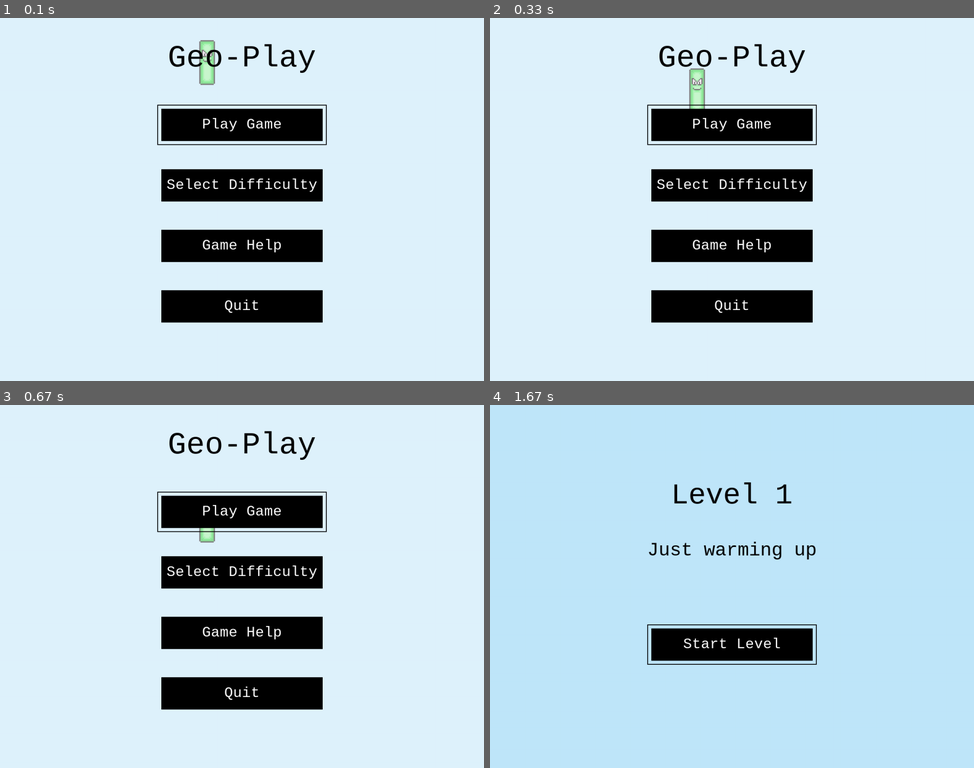
Above: before the commit, frames 1-4 (two rows, left to right).
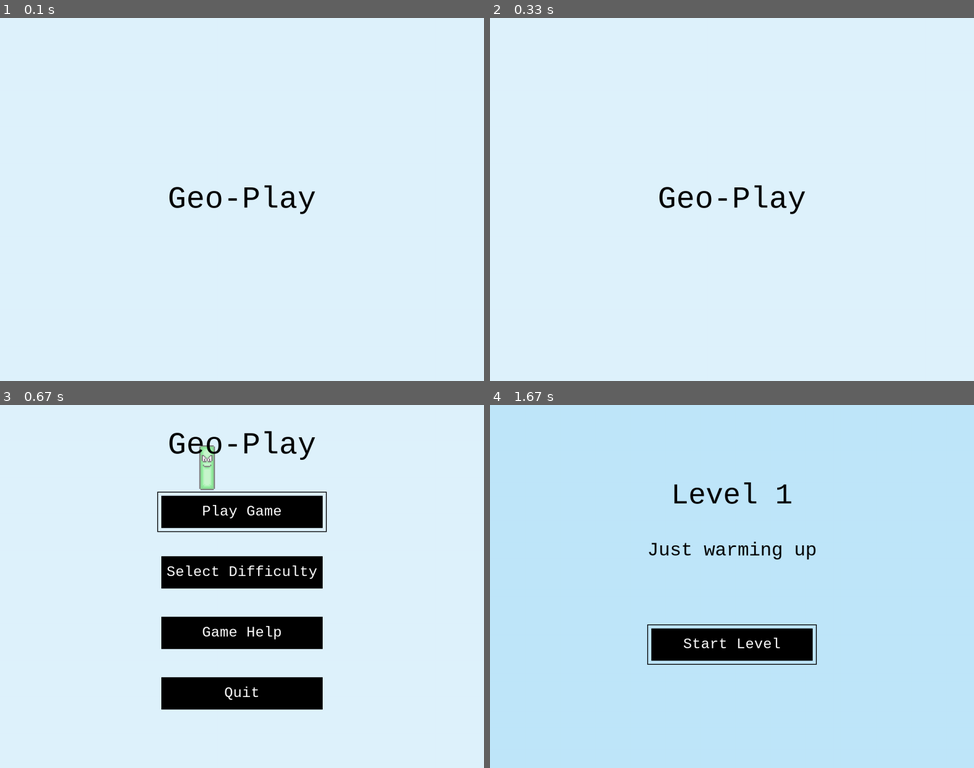
Above: after the commit, the same moments.

Repository: stevenacalhoun/geoplay
Game: pygame game, started from geometricPlay.py
The game is run twice, just before and just after one commit, with the same random seed, the same clock (stepped at 60 frames per second) and the same inputs.
Inputs:
- Up to frame 1 (0.1 s): no input
- Up to frame 2 (0.33 s): no input
- Up to frame 3 (0.67 s): hold Right from 0.33 s (still down)
- Up to frame 4 (1.67 s): release Right at 0.8 s; tap Enter at 0.83 s

The runs differ from the first frame. In frame 1, 13% of the frame differs, in the area x 32-68%, y 6-84%; in frame 2, 13%, in the area x 32-68%, y 7-84%; in frame 3, 0.5%; in frame 4, nothing differs.

Commit message:
Adding a opening screen

Diff:
--- a/geometricPlay.py
+++ b/geometricPlay.py
@@ -22,6 +22,10 @@
   pygame.init()
   pygame.font.init()
   sprites.prepareSprites()
+
+  # Show the splash screen
+  intro = scenes.IntroScene(screen)
+  intro.display()
 
   # Default difficulty is two, start on the main menu
   difficulty = 2
--- a/lib/scenes.py
+++ b/lib/scenes.py
@@ -22,6 +22,54 @@
 
   def __init__(self, screen):
     self.screen = screen
+
+class IntroScene(Scene):
+  def __init__(self, screen):
+    Scene.__init__(self, screen)
+
+  def display(self):
+    waitCounter = 0
+    waitCounterEnd = 75
+    moveUp = False
+
+    moveCounter = 0
+    doneAnimating = False
+    startHeight = SCREEN_HEIGHT/2
+    endHeight = 100
+    moveCountEnd = 87
+    step = (startHeight - endHeight)/moveCountEnd
+    title = TextLine(self.screen, "Geo-Play", color=BLACK, size=76)
+
+    while not doneAnimating:
+      # Leave the splash screen if a key is hit
+      event = pygame.event.poll()
+      if event.type == pygame.KEYDOWN:
+        return
+
+      # Fill the screen
+      self.screen.fill(LIGHT_BLUE)
+      overlay = Box(self.screen, SCREEN_WIDTH, SCREEN_HEIGHT, WHITE, alpha=128)
+      overlay.drawByTopLeft((0,0))
+
+      # Show the title before moving up
+      if not moveUp:
+        # Draw the title
+        title.drawByCenter((SCREEN_WIDTH/2, startHeight))
+
+        waitCounter += 1
+        if waitCounter >= waitCounterEnd:
+          moveUp = True
+
+      # Start moving up
+      else:
+        # Draw the title
+        title.drawByCenter((SCREEN_WIDTH/2, startHeight - (step*moveCounter)))
+
+        moveCounter += 1
+        if moveCounter > moveCountEnd:
+          doneAnimating = True
+
+      pygame.display.flip()
 
 class MainMenu(Scene):
   def __init__(self, screen):
@@ -697,8 +745,8 @@
     numberOfHelpScreens = 7
 
     # Constants for the help box
-    helpBoxWidth = SCREEN_WIDTH * 0.75
-    helpBoxHeight = SCREEN_HEIGHT * 0.60
+    helpBoxWidth = (SCREEN_WIDTH * 0.75)
+    helpBoxHeight = (SCREEN_HEIGHT * 0.60)
     helpBoxLocX = SCREEN_WIDTH/2
     helpBoxLocY = SCREEN_HEIGHT*0.4
     self.helpBoxLoc = helpBoxLocX, helpBoxLocY
@@ -708,7 +756,7 @@
     self.helpLabelLoc = helpLabelLocX, helpLabelLocY
 
     # Location for page number
-    pageNumberLoc = (helpBoxLocX + (helpBoxWidth/2)) - 28, (helpBoxLocY + (helpBoxHeight/2)) - 18
+    pageNumberLoc = (helpBoxLocX + (helpBoxWidth/2)) - 36, (helpBoxLocY + (helpBoxHeight/2)) - 22
 
     # Constants for the back button
     backButtonWidth = SCREEN_WIDTH/3
@@ -740,7 +788,7 @@
       # Draw the help box and label
       helpBox = Box(self.screen, helpBoxWidth, helpBoxHeight, WHITE)
       helpBox.drawByCenter(self.helpBoxLoc)
-      helpBox.outline(color=BLACK)
+      helpBox.outline(color=BLACK, padding=(0, 0))
 
       # Draw the back button
       backBox = Box(self.screen, backButtonWidth, backButtonHeight, BLACK)
